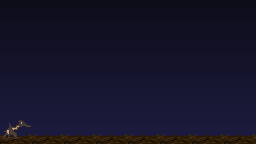
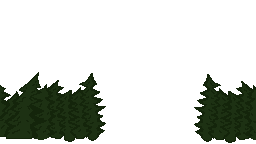
Revision of a layered 256 × 144 image; what changed, layer by layer:
hid "walk03 group copy" over [2, 120, 31, 139]
renamed "Pasted Layer" to "floor", hid it over [0, 135, 256, 144]
added layer "trees" above "mountains" over [0, 72, 256, 143]
hid "Background" over [0, 0, 256, 144]
